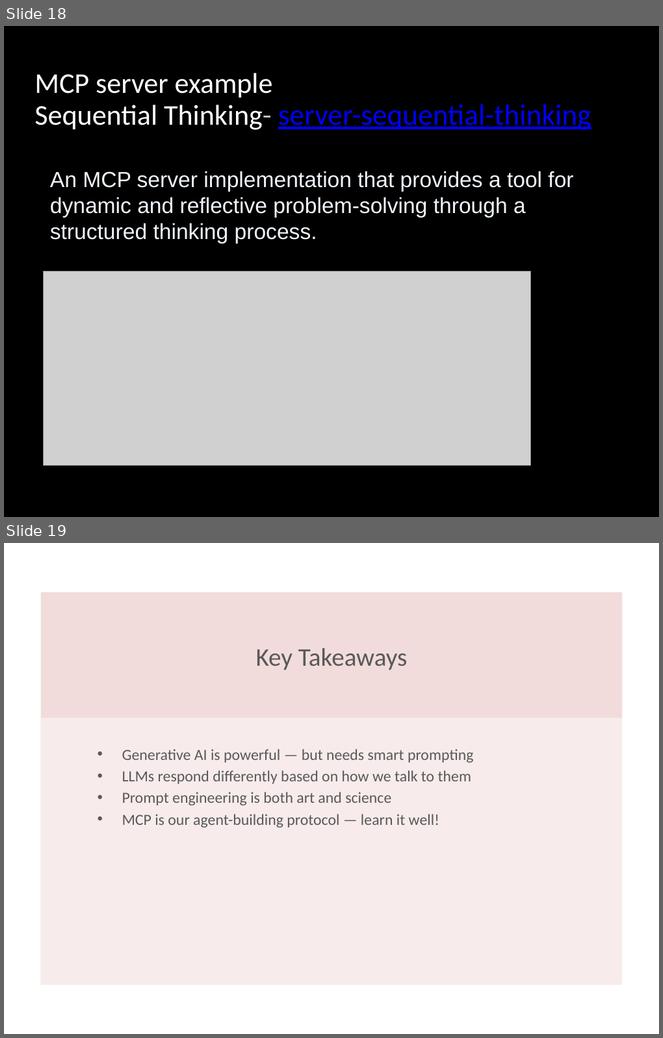
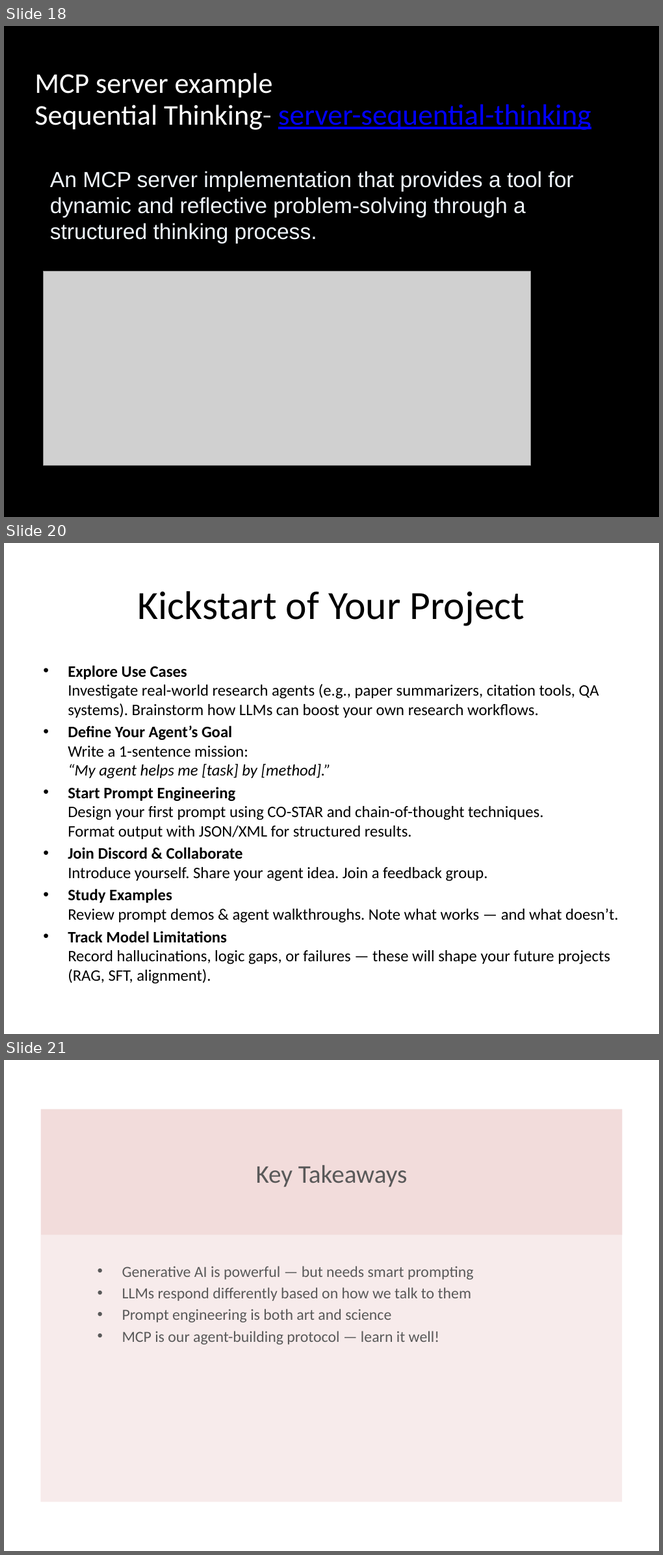
Before and after one commit to inference-ai-course/MLE_in_Gen_AI-Course, a slide deck: Class1/course_overview_presentation.pptx. Shown one above the other, each under a label of ours: slides 18 and 19 before the commit, slides 18, 20 and 21 after it; the slides between them are not shown. The pictures are 663x1038 and 663x1555 pixels, drawn with LibreOffice and Linux fonts; fonts in the diff are those of the drawing; grey boxes stand for pictures. Boxes give left, top, right and bottom in pixels: in the first picture for what was removed or moved away, otherwise in the second. Text is boxed around its words. In the diff, an @@ line names an element or a change of style, - is before the commit and + after.

```diff
--- a/Class1/course_overview_presentation.pptx
+++ b/Class1/course_overview_presentation.pptx
@@ slide 20 added at box(4, 543, 659, 1034), background #FFFFFF @@
@@ title added at box(138, 591, 525, 626), 44 pt, text #000000 @@
+Kickstart of Your Project
@@ text added at box(68, 665, 618, 984), 17.6 pt, text #000000 @@
+• Explore Use Cases
+  Investigate real-world research agents (e.g., paper summarizers, citation tools, QA systems). Brainstorm how LLMs can boost your own research workflows.
+• Define Your Agent’s Goal
+  Write a 1-sentence mission:
+  “My agent helps me [task] by [method].”
+• Start Prompt Engineering
+  Design your first prompt using CO-STAR and chain-of-thought techniques.
+  Format output with JSON/XML for structured results.
+• Join Discord & Collaborate
+  Introduce yourself. Share your agent idea. Join a feedback group.
+• Study Examples
+  Review prompt demos & agent walkthroughs. Note what works — and what doesn’t.
+• Track Model Limitations
+  Record hallucinations, logic gaps, or failures — these will shape your future projects (RAG, SFT, alignment).
@@ what was slide 19 is now slide 21 @@
```
Also in this commit, not shown: 2 slides changed, 1 other slide added, 6 other files.
